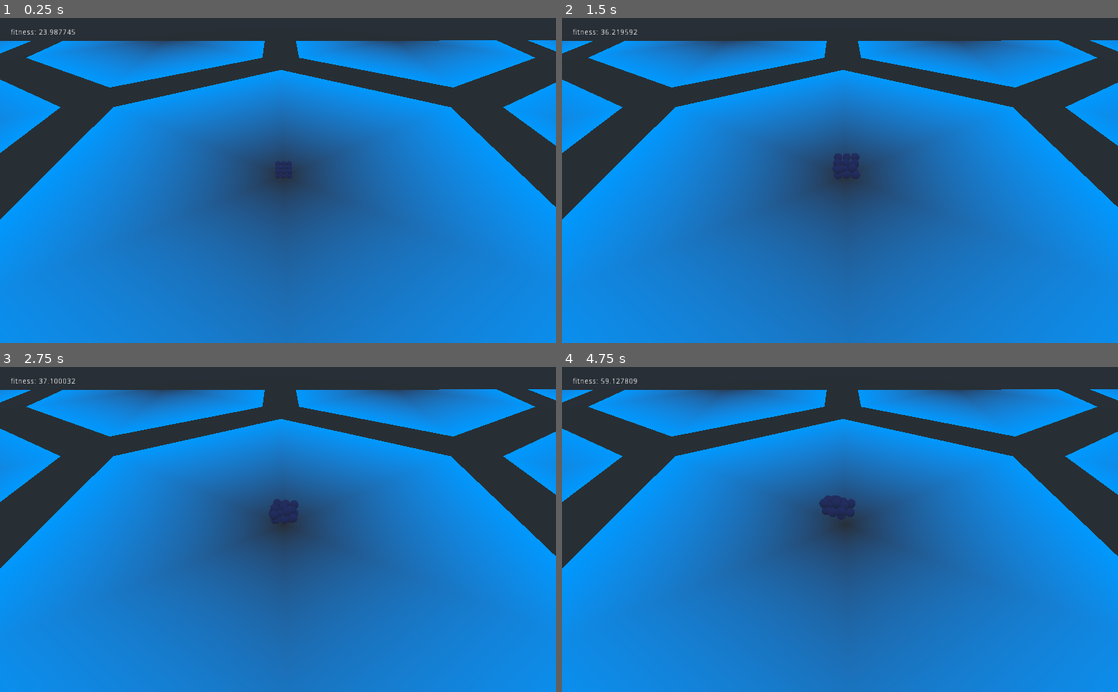
Above: before the commit, frames 1-4 (two rows, left to right).
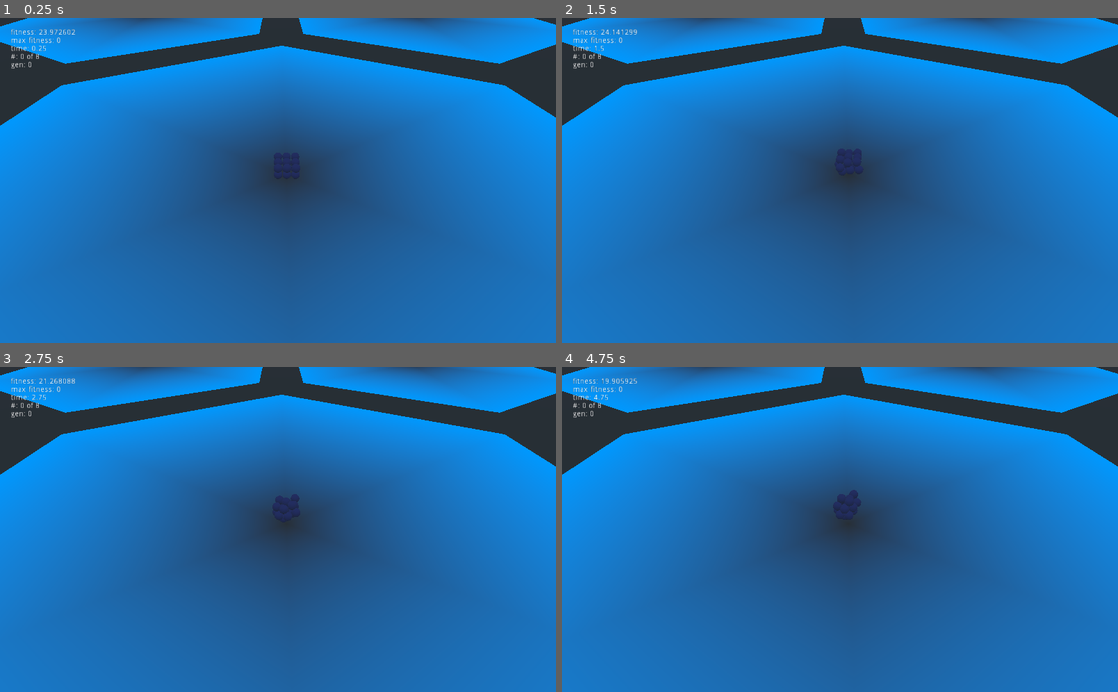
Above: after the commit, the same moments.

Repository: bentles/Particles
Game: Godot game, scene res://TestWorld.tscn
Two runs of this game, one before a commit and one after it. Both use one fixed random seed, a clock stepped at 60 frames per second and the inputs below.
Inputs:
- Up to frame 1 (0.25 s): no input
- Up to frame 2 (1.5 s): tap Enter at 0.5 s
- Up to frame 3 (2.75 s): tap Space at 2 s
- Up to frame 4 (4.75 s): tap Enter at 2.75, 4.25 s; tap Space at 3.5 s

The runs differ from the first frame. In frame 1, 83% of the frame differs, in the area x 0-100%, y 0-100%; in frame 2, 83%; in frame 3, 83%; in frame 4, 83%.

Commit message:
GA implemented and added organism for structure

Diff:
--- /dev/null
+++ b/Organism/Organism.gd
@@ -0,0 +1,41 @@
+extends Node
+
+const NeuralNetwork = preload("res://Neural Network/Brain.gd")
+const Particle = preload("res://Particle/Particle.tscn")
+var particles = []
+var brain: NeuralNetwork
+var relative_fitness = 0
+var fitness = 0
+
+func _init():
+	if brain == null:
+		brain = NeuralNetwork.new(3, 5, 3)
+
+# Called when the node enters the scene tree for the first time.
+func _ready():
+	_create_particles()
+	pass # Replace with function body.
+
+func _physics_process(delta):
+	calc_fitness()
+
+func calc_fitness():
+	fitness = 0
+	for p in particles:
+		fitness += abs(p.global_transform.origin.x)
+		fitness += abs(p.global_transform.origin.z)
+
+func _create_particles():
+	particles = []
+	for x in range(-1, 2):
+		for y in range(1, 3):
+			for z in range(-1, 2):
+				var p = Particle.instance()
+				p.brain = brain # might need some kind of instancing thing here
+				p.translate(Vector3(x, y, z))
+				particles.push_front(p)
+				add_child(p)
+
+#func queue_free():
+#	for p in particles:
+#		p.queue_free()
--- /dev/null
+++ b/Organism/Organism.tscn
@@ -0,0 +1,6 @@
+[gd_scene load_steps=2 format=2]
+
+[ext_resource path="res://Organism/Organism.gd" type="Script" id=1]
+
+[node name="Spatial" type="Spatial"]
+script = ExtResource( 1 )
--- a/Particle/Particle.gd
+++ b/Particle/Particle.gd
@@ -16,7 +16,7 @@
 const size_factor = 0.25;
 
 # state
-const State = { STATE_IDLE = 0, STATE_EXPANDING = 1, STATE_EXPANDED = 3, STATE_CONTRACTING = 2}
+const State = { STATE_IDLE = 0, STATE_EXPANDING = 3, STATE_EXPANDED = 10, STATE_CONTRACTING = 7}
 var state = State.STATE_IDLE
 
 const NeuralNetwork = preload("../Neural Network/Brain.gd")
--- a/Particle/ParticleBrain.gd
+++ /dev/null
@@ -1,39 +0,0 @@
-extends Node
-
-const NeuralNetwork = preload("../Neural Network/Brain.gd")
-var neural_network = NeuralNetwork.new(6,5,3)
-
-func _physics_process(delta):
-	# produce an action for the particle to perform
-	# from the NNEt
-	# neural_network.predict()
-	pass
-
-
-
-# ok i think each particle should know about the particles next to it
-# so maybe direction vectors to the particles in its sphere??
-# definitely should know the state of the particles next to it
-
-# 3 outputs: expand, contract, do nothing
-# inputs: what particles around it are doing
-# how on earth do I format this??
-
-# some number of middle nodes
-
-# states:
-# 0: rest, 1: expanding, 2: expanded, 3:contracting
-
-# rest and expanded states need cooldowns.
-
-# fitness will be measured by distance from start point
-
-# want to lose as few particles as possible. so being alone is not gucci
-# maybe not being alone will be an emergent property of movement if
-# having more particles will allow it to move faster??
-# will try exclude that condition at first
-
-# neural_network.predict(inputs: Array)
-# neural_network.duplicate()
-# neural_network.mutation_rate = mutation_rate
-# neural_network.mutate()
--- a/TestWorld.gd
+++ b/TestWorld.gd
@@ -7,39 +7,91 @@
 # 4. mutate brain and go back to 2
 
 const NeuralNetwork = preload("Neural Network/Brain.gd")
-const Particle = preload("res://Particle/Particle.tscn")
+const Organism = preload("res://Organism/Organism.tscn")
 
 var test_time_elapsed = 0
-var test_time = 5 # 5 secs to prove yourself
-var particles = []
+const TEST_TIME = 8 # secs to prove yourselfs
+var max_fitness = 0
+
+var generation = 0
+var organisms = []
+const GEN_SIZE = 8
+var current_organism
+var current_organism_index = 0
 
 # Called when the node enters the scene tree for the first time.
 func _ready():
-	var brain = NeuralNetwork.new(3, 5, 3)
+	for i in range(0, GEN_SIZE):
+		organisms.push_front(Organism.instance())
 
-	for x in range(-1, 2):
-		for y in range(1, 3):
-			for z in range(-1, 2):
-				var p = Particle.instance()
-				p.brain = brain #might need some kind of instancing thing here
-				p.translate(Vector3(x, y, z))
-				particles.push_front(p)
-				add_child(p)
-
+	current_organism = organisms[0]
+	add_child(current_organism)
 
 	pass # Replace with function body.
 
+func _physics_process(delta):
+	test_time_elapsed += delta
 
-func _physics_process(delta):
-	test_time_elapsed = move_toward(test_time_elapsed, test_time, delta)
+	if test_time_elapsed >= TEST_TIME:
+		test_time_elapsed = 0
+		max_fitness = max(current_organism.fitness, max_fitness)
+		remove_child(current_organism)
 
-	# TODO: save max fitness and mutate here after test_time has passed
+		#on to the next one
+		current_organism_index += 1
 
-	var fitness = 0
+		if (current_organism_index < GEN_SIZE):
+			current_organism = organisms[current_organism_index]
+		else:
+			current_organism_index = 0
+			create_next_generation()
+			current_organism = organisms[current_organism_index]
+			pass
 
-	for p in particles:
-		fitness += abs(p.global_transform.origin.x)
-		fitness += abs(p.global_transform.origin.z)
+		add_child(current_organism)
 
-	$MarginContainer/RichTextLabel.text = "fitness: " + str(fitness)
-	pass
+
+
+
+	var text = "fitness: " + str(current_organism.fitness)
+	text += "\nmax_fitness: " + str(max_fitness)
+	text += "\ntime: " + str(test_time_elapsed)
+	text += "\n#: " + str(current_organism_index) + " of " + str(GEN_SIZE)
+	text += "\ngen: " + str(generation)
+	$MarginContainer/RichTextLabel.text = text
+
+func roulette_select():
+	var i = 0
+	var r = randf()
+
+	while r > 0:
+		r = r - organisms[i].relative_fitness
+		i += 1
+	i -= 1
+
+	return organisms[i]
+
+func calculate_fitness():
+	var sum = 0
+	for org in organisms:
+		sum += org.fitness
+
+	for org in organisms:
+		org.relative_fitness = org.fitness / sum
+
+func create_next_generation():
+	var next_gen = []
+	calculate_fitness()
+	for i in range(GEN_SIZE):
+		var org = roulette_select()
+		var brain = org.brain.duplicate()
+		brain.mutate()
+		var new_org = Organism.instance()
+		new_org.brain = brain
+		next_gen.push_front(new_org)
+
+	for org in organisms:
+		org.queue_free()
+
+	generation += 1
+	organisms = next_gen
--- a/TestWorld.tscn
+++ b/TestWorld.tscn
@@ -85,7 +85,7 @@
 script = ExtResource( 2 )
 
 [node name="Camera" type="Camera" parent="."]
-transform = Transform( 1, 0, 0, 0, 0.698153, 0.715948, 0, -0.715948, 0.698153, -1, 30, 30 )
+transform = Transform( 1, 0, 0, 0, 0.698153, 0.715948, 0, -0.715948, 0.698153, -1, 20, 20 )
 
 [node name="StaticBody" type="StaticBody" parent="."]
 collision_layer = 16
